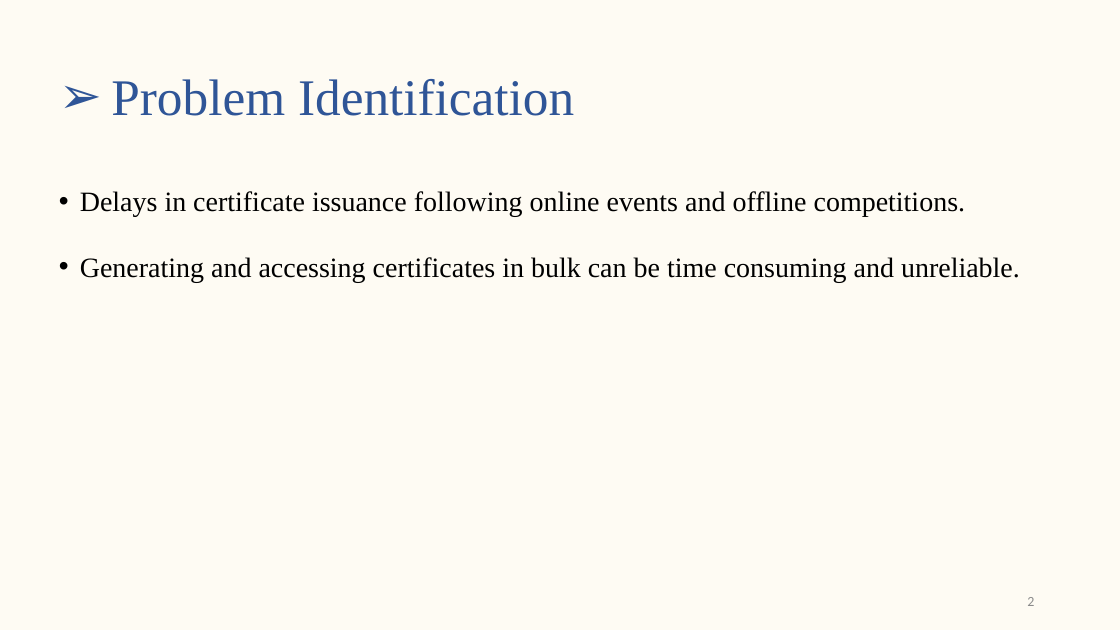
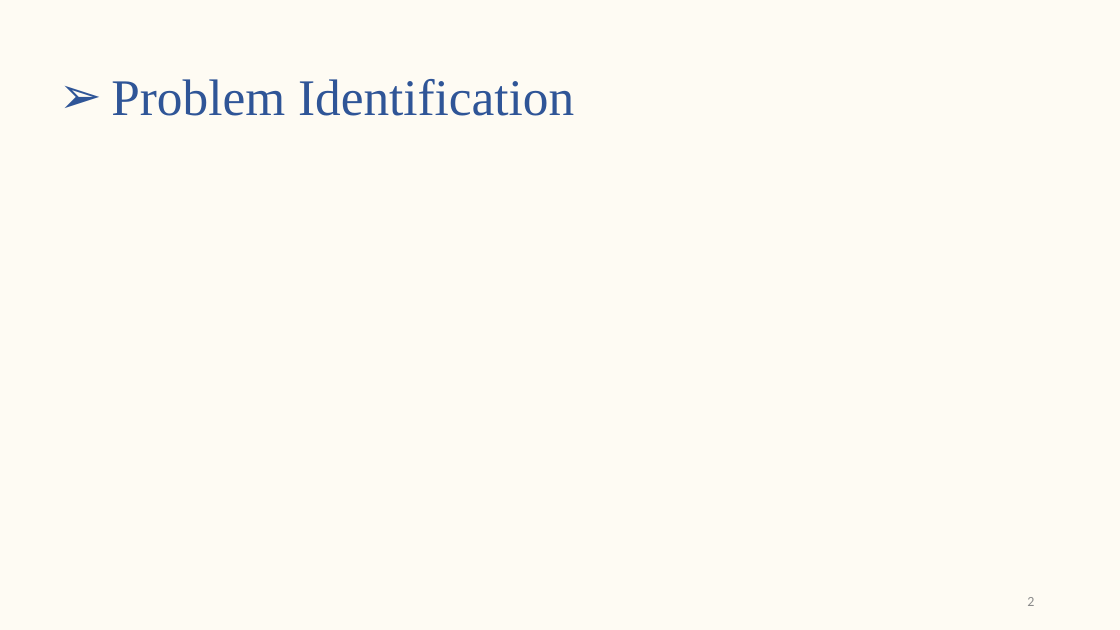
Before and after one commit to s-saanvi/Collection, a slide deck: slide 2 of Synopsis/Synopsis Presentation.pptx. Drawn at 1120x630 pixels with LibreOffice and Linux fonts; fonts in the diff are those of the drawing. Boxes give left, top, right and bottom in pixels: in the first picture for what was removed or moved away, otherwise in the second. Text is boxed around its words. In the diff, an @@ line names an element or a change of style, - is before the commit and + after.

```diff
--- a/Synopsis/Synopsis Presentation.pptx
+++ b/Synopsis/Synopsis Presentation.pptx
@@ text removed at <box>80,191,1020,282</box> @@
-• Delays in certificate issuance following online events and offline competitions.
-• Generating and accessing certificates in bulk can be time consuming and unreliable.
```
Also in this commit, not shown: 4 other slides changed, 1 other file.
